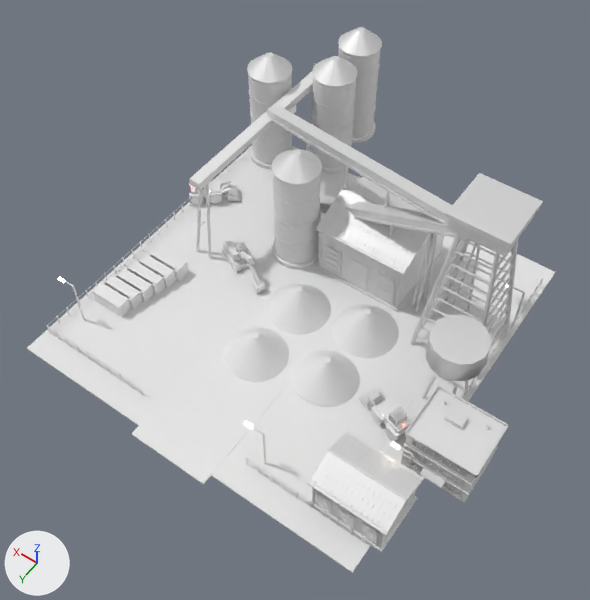
Two versions of the FBX model Assets/Art/KayseriIsland/Models/Copper/Phase3/Depot_P3.fbx, one commit apart.
Camera for both pictures: a 50 mm lens placed at (-54.8, -49.5, 134.4), pointed at (-2.2, -123.1, 18.8). Every picture has the same lights, and +X, +Y and +Z are marked at lower left. The first picture is the older version. Where no turn or scale is listed for an object, it has been applied to the vertices.

In view in the first picture: 'Depot.Containers', 'Depot.ConvB', 'Depot.Excav', 'Depot.Hopper', 'Depot.Loader2', 'Depot.Office', 'Depot.Pile0', 'Depot.Pile1', 'Depot.Shed1', 'Depot.Shed2', 'Depot.Silo0', 'Depot.Silo1', 'Depot.Silo3', 'Depot.Tower', 'Depot.Yard' and 12 more.
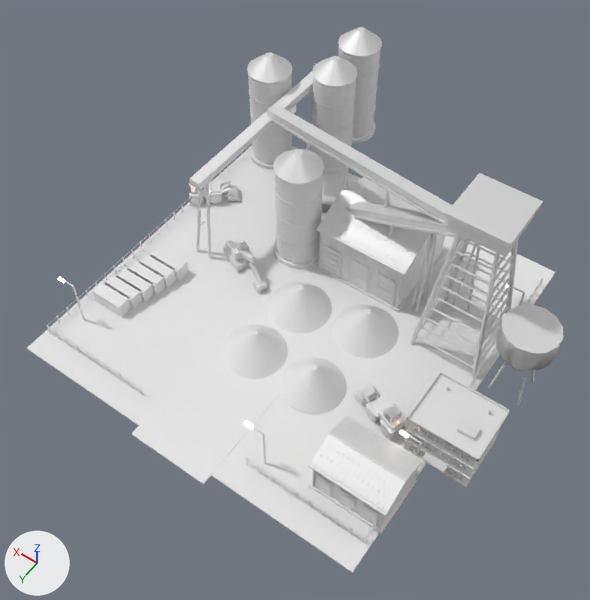
Scene script edits in JSON lines:
```json
{"op": "set", "path": "ob_depot_pile0.location", "old": "(0.4, -114.7, 9.3)", "new": "(1.0, -115.1, 9.3)"}
{"op": "set", "path": "ob_depot_shed1.location", "old": "(-6.0, -147.1, 9.3)", "new": "(-6.2, -147.1, 9.3)"}
{"op": "set", "path": "ob_depot_shed2.location", "old": "(-31.0, -101.7, 9.3)", "new": "(-29.3, -104.3, 9.3)"}
{"op": "set", "path": "ob_depot_excav.location", "old": "(17.4, -130.8, 9.3)", "new": "(17.4, -131.2, 9.3)"}
{"op": "set", "path": "ob_depot_silo3.location", "old": "(9.3, -139.7, 9.3)", "new": "(9.0, -140.0, 9.3)"}
{"op": "set", "path": "ob_depot_pile1.location", "old": "(-13.0, -117.8, 9.3)", "new": "(-11.9, -115.2, 9.3)"}
{"op": "set", "path": "ob_depot_hopper.location", "old": "(-32.0, -127.3, 9.3)", "new": "(-40.6, -136.0, 9.3)"}
{"op": "set", "path": "ob_depot_office.location", "old": "(-38.6, -116.1, 9.3)", "new": "(-37.5, -118.7, 9.3)"}
{"op": "set", "path": "ob_depot_loader2.location", "old": "(-27.4, -116.6, 9.3)", "new": "(-26.3, -116.6, 9.3)"}
```

Changed parts and their boxes [x1, y1, x2, y2] in the pictures (590 x 600 px):
```json
{"object": "Depot.Shed2", "change": "moved", "before": [307, 431, 424, 552], "after": [308, 415, 423, 533]}
{"object": "Depot.Shed1", "change": "moved", "before": [316, 176, 444, 312], "after": [316, 177, 445, 312]}
{"object": "Depot.Office", "change": "moved", "before": [401, 385, 509, 502], "after": [404, 371, 510, 487]}
{"object": "Depot.Hopper", "change": "moved", "before": [422, 314, 491, 399], "after": [488, 304, 563, 405]}
{"object": "Depot.Silo3", "change": "moved", "before": [271, 149, 322, 269], "after": [273, 149, 324, 268]}
{"object": "Depot.Pile1", "change": "moved", "before": [293, 350, 360, 406], "after": [280, 357, 347, 414]}
{"object": "Depot.Pile0", "change": "moved", "before": [223, 327, 289, 382], "after": [222, 324, 288, 379]}
{"object": "Depot.Loader2", "change": "moved", "before": [358, 388, 412, 442], "after": [353, 385, 409, 438]}
{"object": "Depot.Excav", "change": "moved", "before": [222, 237, 265, 294], "after": [223, 236, 266, 293]}
```
